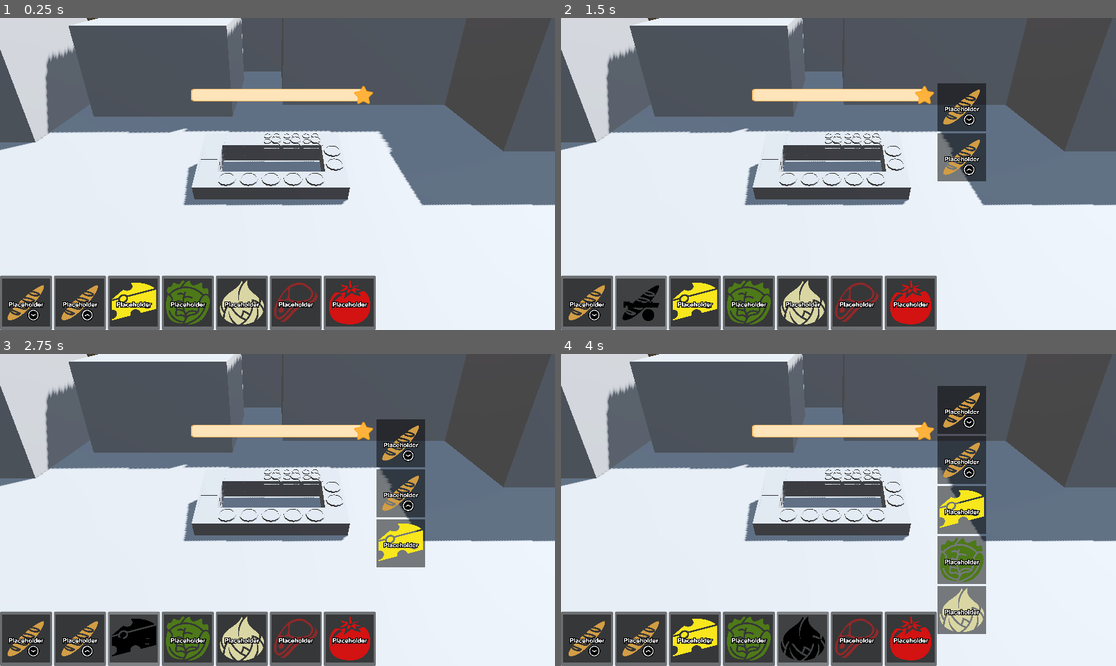
Above: before the commit, frames 1-4 (two rows, left to right).
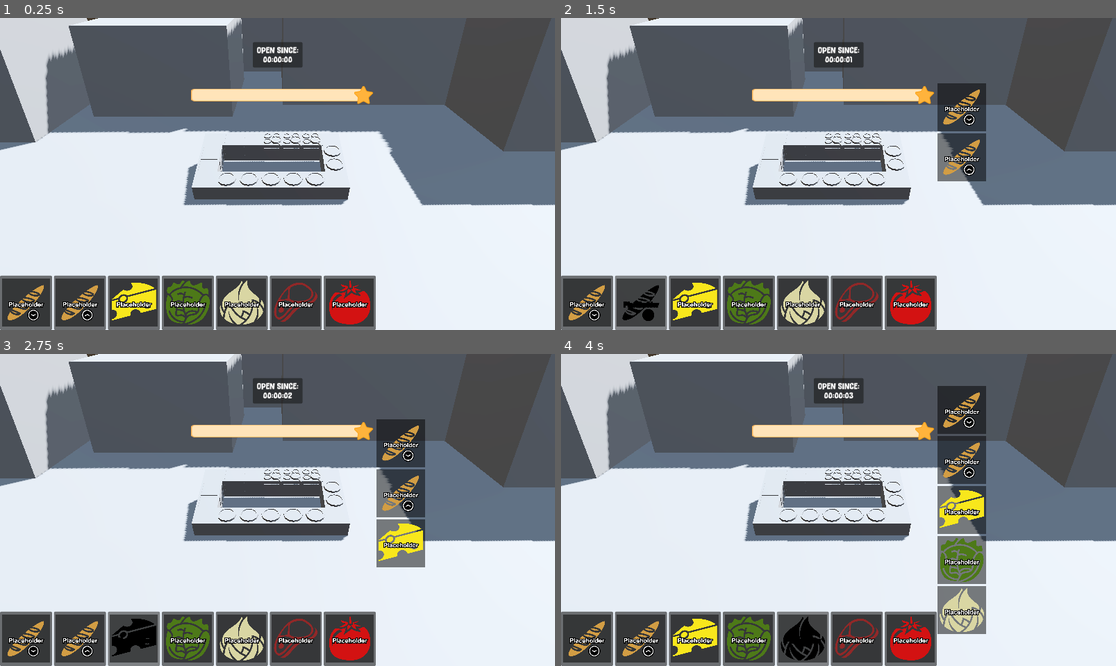
Above: after the commit, the same moments.

Repository: thewasmans/2026-game-jam-burger-truck
Game: Godot game, scene res://scenes/main.tscn
The game is run twice, just before and just after one commit, with the same random seed, the same clock (stepped at 60 frames per second) and the same inputs.
Inputs (mouse positions are in pixels of both pictures, inside the frame that each line leads up to):
- Up to frame 1 (0.25 s): no input
- Up to frame 2 (1.5 s): click (588, 301) at 0.52 s; click (638, 301) at 1.27 s
- Up to frame 3 (2.75 s): click (133, 637) at 2.02 s
- Up to frame 4 (4 s): click (749, 637) at 2.77 s; click (805, 637) at 3.52 s

The runs differ from the first frame. In frame 1, 0.7% of the frame differs, in the area x 45-55%, y 7-16%; in frame 2, 0.7%; in frame 3, 0.7%; in frame 4, 0.7%.

Commit message:
Remove button create burger

Diff:
--- a/contents/prefabs/ui/game_ui.tscn
+++ b/contents/prefabs/ui/game_ui.tscn
@@ -5,7 +5,7 @@
 [ext_resource type="Script" uid="uid://dxgp27gfp76am" path="res://scripts/ui/score_timer_ui.gd" id="2_ajtxk"]
 [ext_resource type="Theme" uid="uid://cvnnsdpuxjgqj" path="res://contents/ui/ingredients_theme.tres" id="3_uuvj8"]
 
-[node name="GameUI" type="Control" unique_id=149232493 node_paths=PackedStringArray("reputation_slider", "button_create_burger", "container_buttons_ingredients", "container_ingredients_current_burger")]
+[node name="GameUI" type="Control" unique_id=149232493 node_paths=PackedStringArray("reputation_slider", "container_buttons_ingredients", "container_ingredients_current_burger")]
 layout_mode = 3
 anchors_preset = 15
 anchor_right = 1.0
@@ -15,35 +15,22 @@
 theme = ExtResource("1_ajtxk")
 script = ExtResource("1_84on6")
 reputation_slider = NodePath("HSlider")
-button_create_burger = NodePath("ButtonCreateBurger")
 container_buttons_ingredients = NodePath("HBoxIngredientsButtons")
 container_ingredients_current_burger = NodePath("IngredientsCurrentBurger")
 theme_ingredients = ExtResource("3_uuvj8")
 
-[node name="ButtonCreateBurger" type="Button" parent="." unique_id=1547378560]
-visible = false
+[node name="Panel" type="Panel" parent="." unique_id=1249262908]
 layout_mode = 1
 anchors_preset = 5
 anchor_left = 0.5
 anchor_right = 0.5
-offset_left = -121.0
-offset_top = 37.695
-offset_right = 121.0
-offset_bottom = 131.69498
+offset_left = -51.5
+offset_top = 50.0
+offset_right = 51.500122
+offset_bottom = 103.0
 grow_horizontal = 2
-text = "ADD INGREDIENTS"
 
-[node name="Panel" type="Panel" parent="ButtonCreateBurger" unique_id=1249262908]
-layout_mode = 1
-anchors_preset = 1
-anchor_left = 1.0
-anchor_right = 1.0
-offset_left = 8.475006
-offset_right = 111.47504
-offset_bottom = 53.0
-grow_horizontal = 0
-
-[node name="Label" type="Label" parent="ButtonCreateBurger/Panel" unique_id=1495386712 node_paths=PackedStringArray("_timer_label")]
+[node name="Label" type="Label" parent="Panel" unique_id=1495386712 node_paths=PackedStringArray("_timer_label")]
 layout_mode = 1
 anchors_preset = 8
 anchor_left = 0.5
--- a/scripts/main.gd
+++ b/scripts/main.gd
@@ -12,7 +12,6 @@
 
 func _ready() -> void:
 	snack_truck.reputation_changed.connect(game_ui.on_reputation_changed)
-	game_ui.button_create_burger.pressed.connect(create_burger)
 	game_ui.init_buttons_ingredients(ingredients_data)
 	for button in game_ui.ingredients_buttons:
 		var ingredient:Ingredient = button.get_meta("ingredient")
--- a/scripts/ui/game_ui.gd
+++ b/scripts/ui/game_ui.gd
@@ -3,7 +3,6 @@
 class_name GameUI
 
 @export var reputation_slider: HSlider
-@export var button_create_burger:Button
 @export var container_buttons_ingredients:Container
 @export var container_ingredients_current_burger:Container
 @export var theme_ingredients:Theme
